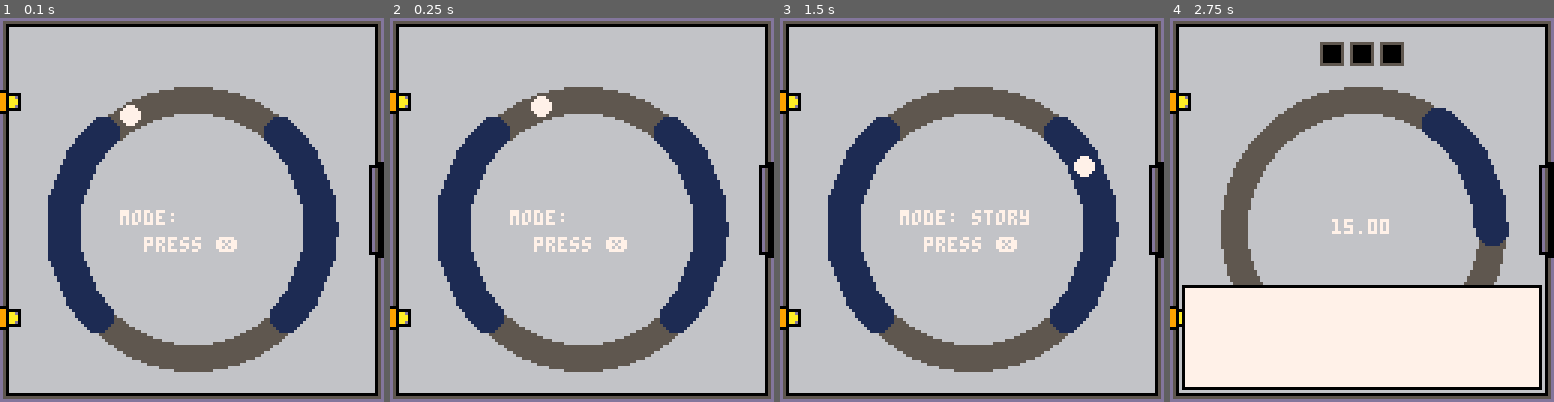
Above: before the commit, frames 1-4 (left to right).
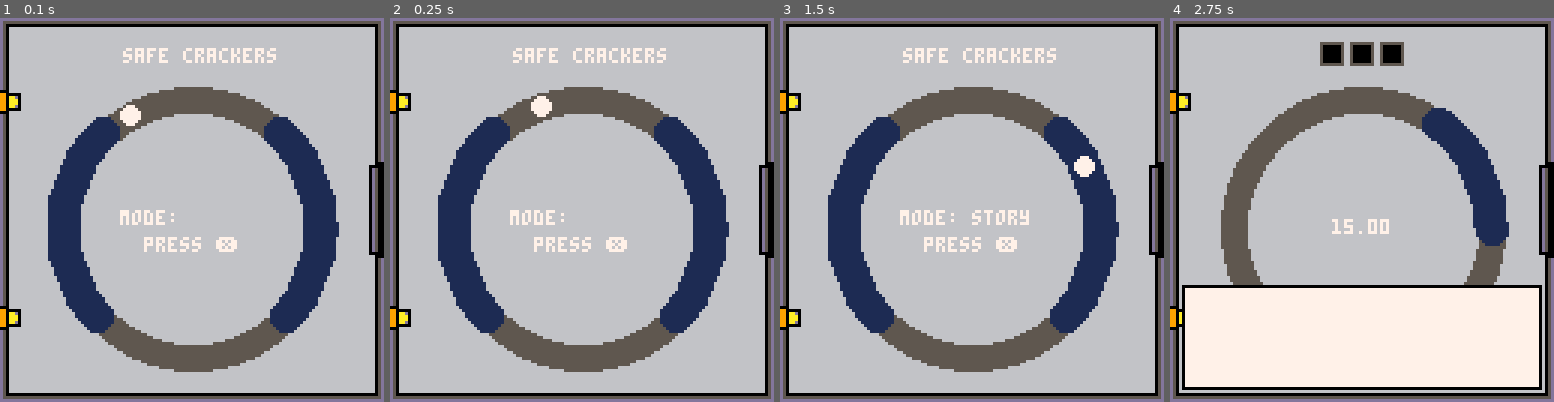
Above: after the commit, the same moments.

Repository: verdantran/pico_safe_cracker
Game: PICO-8 cartridge safe_crackers.p8
Same seed, same stepped clock (60 frames per second), same inputs: the game is played once before the commit and once after it.
Inputs:
- Up to frame 1 (0.1 s): no input
- Up to frame 2 (0.25 s): no input
- Up to frame 3 (1.5 s): tap O (Z key) at 0.33, 0.7, 1.43 s; tap X (X key) at 1.07 s
- Up to frame 4 (2.75 s): hold Left 1.97-2.37 s; tap X (X key) at 2.07, 2.4, 2.73 s; tap O (Z key) at 2.22 s; hold Down from 2.42 s (still down)

The runs differ from the first frame. In frame 1, 0.7% of the frame differs, in the area x 32-72%, y 7-12%; in frame 2, 0.7%; in frame 3, 0.7%; in frame 4, nothing differs.

Commit message:
update label

Diff:
--- a/main.lua
+++ b/main.lua
@@ -51,6 +51,8 @@
 function draw_menu()
     cls()
     map()
+
+    print("safe crackers", 41,10)
 
     --draw title etc
     draw_menu_dial()
Not shown, changed: the thumbnail (__label__) section of safe_crackers.p8
